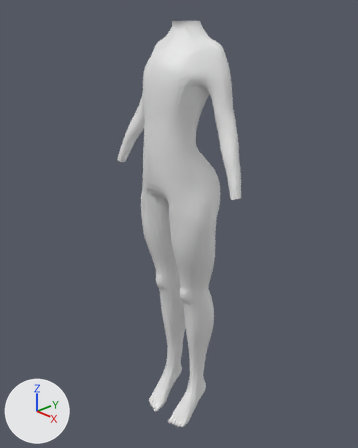
An edit to the Blender file Warrior Character.blend, drawn before and after from the same camera.
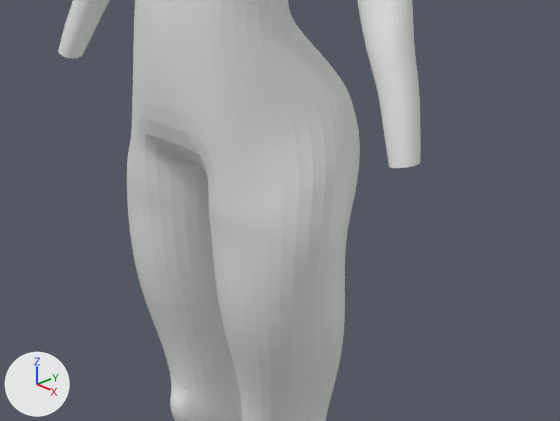
Each version appears first whole from a 50 mm lens placed at (0.902, -0.862, 1.188), pointed at (-0.016, -0.001, 0.643), and next in a close-up on the part from 27% to 81% of the width and 32% to 64% of the height. Lighting does not change. The marker at lower left points along +X, +Y and +Z.

Names of what the first close-up shows: 'Body Model'.
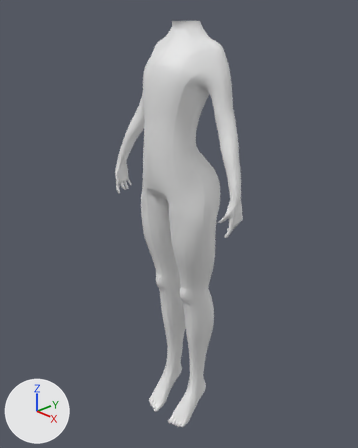
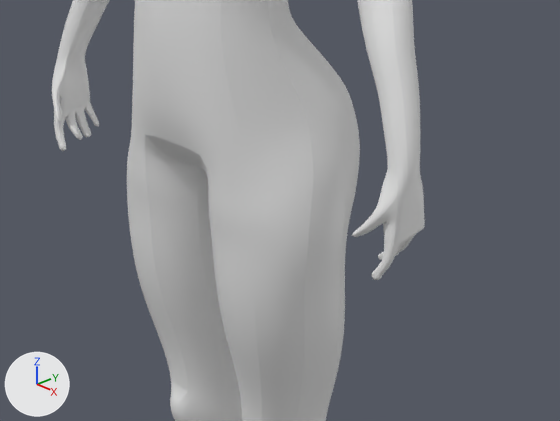
Changed parts and their boxes (x1, y1, x2, y2) in the close-ups (560 x 421 px):
'Body Model', reshaped
    before: (58, 0, 421, 421)
    after: (52, 0, 425, 421)
part 1 of me_cylinder, added
    after: (52, 51, 425, 280)

Diff of the bpy script that builds the scene:
```diff
--- a/Warrior Character.blend.py
+++ b/Warrior Character.blend.py
@@ me_cylinder @@
 # used by ob_body_model
-me_cylinder.from_pydata(...)  # 498 vertices, 482 faces; spans x 0.0..2.25, y -1.11..0.76, z -9.15..2.22
+me_cylinder.from_pydata(...)  # 737 vertices, 726 faces; spans x 0.0..2.25, y -1.11..0.76, z -9.15..2.22
+# me_cylinder part 1
+# 220 vertices are added at x 1.9..2.23, y -0.73..-0.16, z -2.4..-1.61
+# 10 new vertices lie (0.04, 0.0, -0.01) away from vertices in x 1.96..2.15, y -0.69..-0.28, z -2.2..-1.77
+# 9 new vertices lie (0.0, 0.08, 0.0) away from vertices in x 2.04..2.23, y -0.61..-0.27, z -2.3..-1.62
+# 244 new faces join them
```
